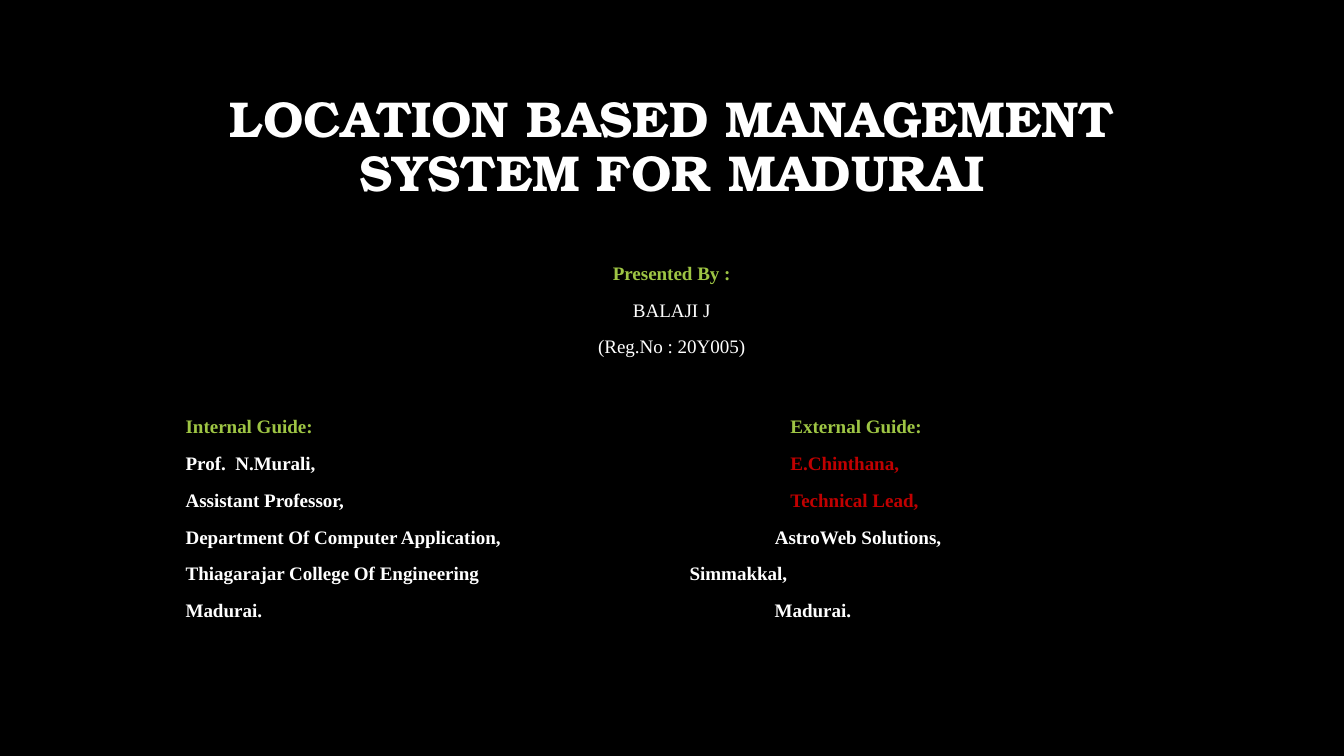
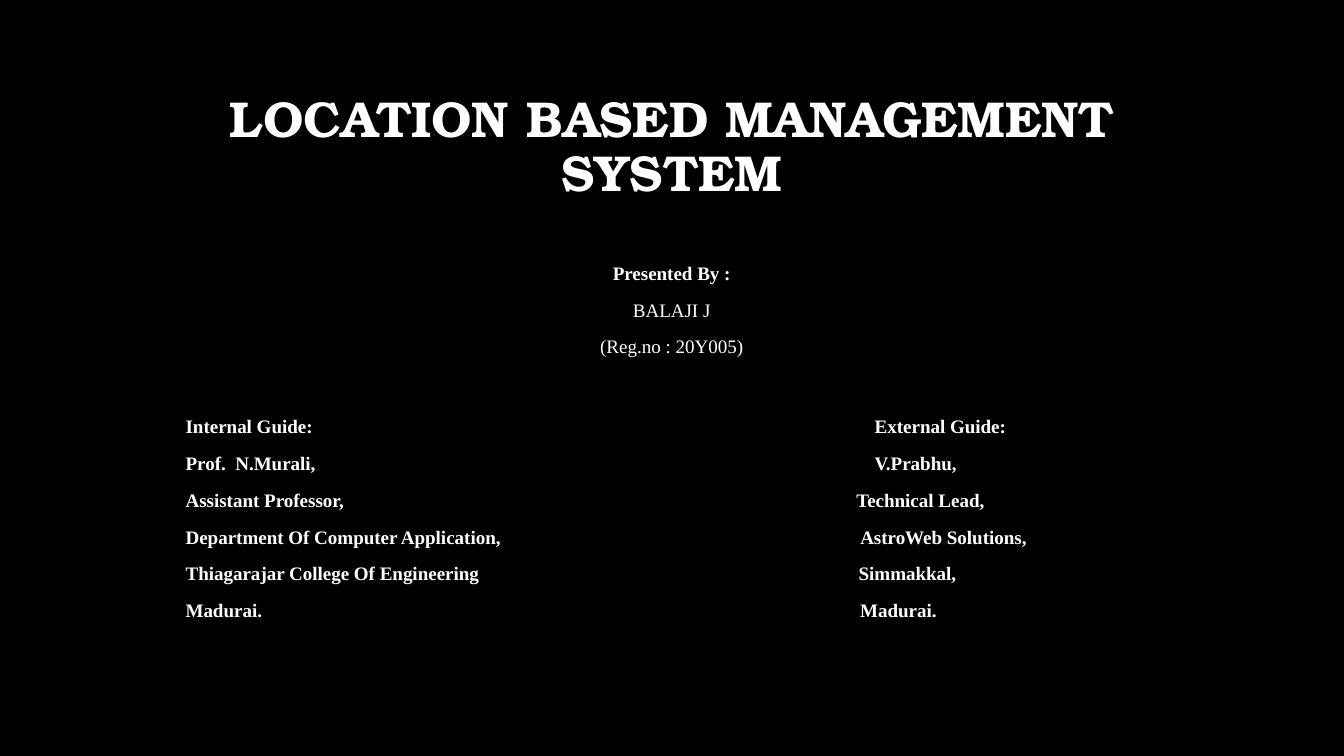
Before and after one commit to BALAJIJ-J/Review1-Documents, a slide deck: slide 1 of 20Y005-Review 1.pptx. Drawn at 1344x756 pixels with LibreOffice and Linux fonts; fonts in the diff are those of the drawing; background and template pictures are left out. Boxes give left, top, right and bottom in pixels: in the first picture for what was removed or moved away, otherwise in the second. Text is boxed around its words. In the diff, an @@ line names an element or a change of style, - is before the commit and + after.

```diff
--- a/20Y005-Review 1.pptx
+++ b/20Y005-Review 1.pptx
@@ title at (x1=230, y1=102, x2=1114, y2=192): text changed @@
-LOCATION BASED MANAGEMENT SYSTEM FOR MADURAI
+LOCATION BASED MANAGEMENT SYSTEM
@@ subtitle at (x1=186, y1=266, x2=1006, y2=510): text colour #9EC544 to #FFFFFF in "Presented By :", "Internal Guide: External Guide:"; text colour #C00000 to #FFFFFF in "Technical Lead," @@
@@ subtitle at (x1=600, y1=340, x2=744, y2=357): text changed @@
-(Reg.No : 20Y005)
+(Reg.no : 20Y005)
@@ subtitle at (x1=186, y1=456, x2=957, y2=473): text changed @@
-Prof. N.Murali, E.Chinthana,
+Prof. N.Murali, V.Prabhu,
```
Also in this commit, not shown: 5 other slides changed, 8 slides added, 2 slides removed, 3 other files.
